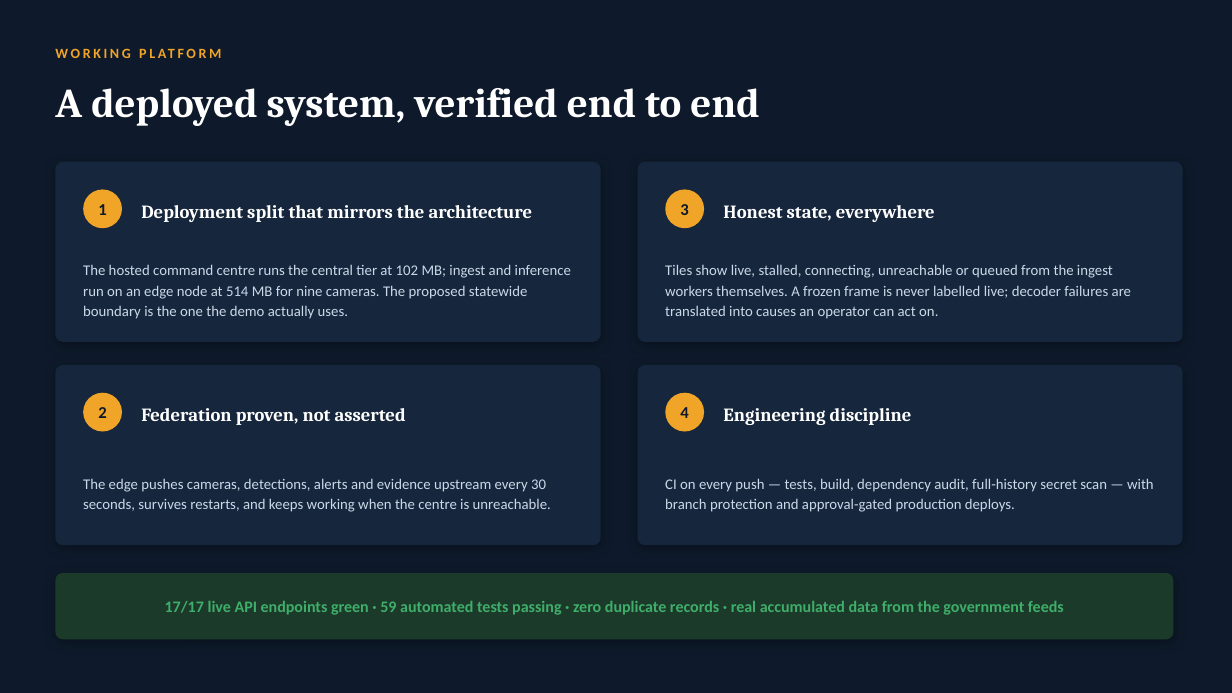
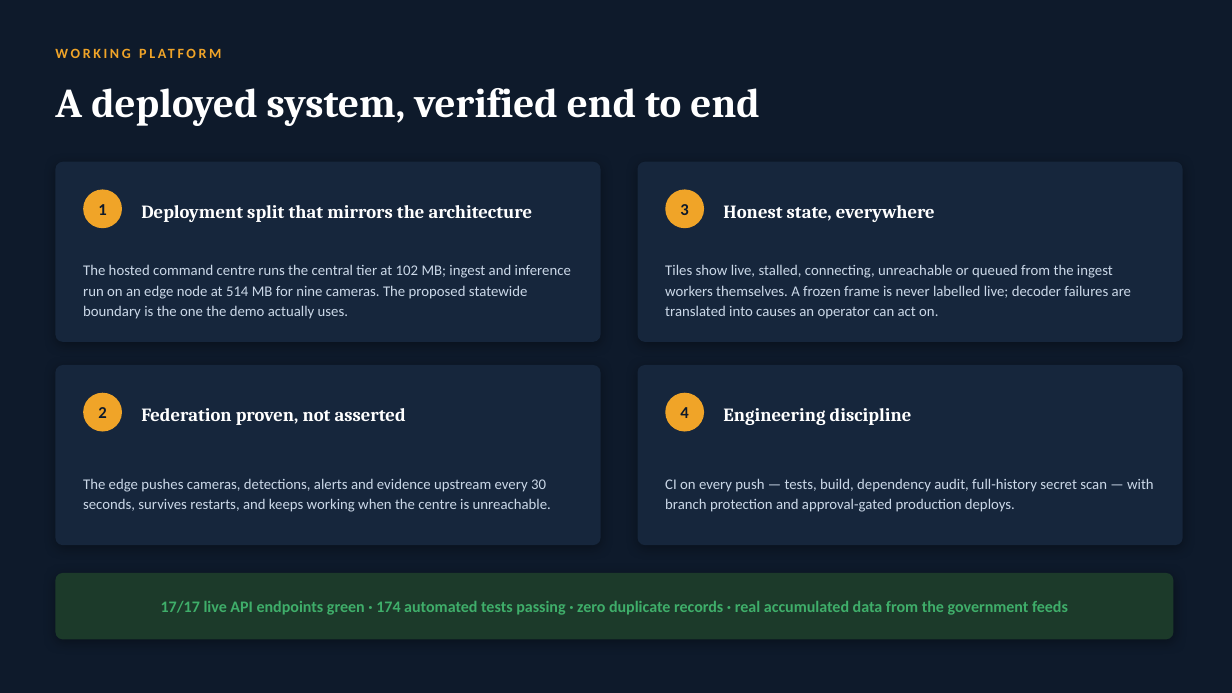
Before and after one commit to laveshparyani/SUTRA, a slide deck: slide 11 of submission/SUTRA_Solution_Presentation.pptx. Drawn at 1232x693 pixels with LibreOffice and Linux fonts; fonts in the diff are those of the drawing. Boxes give left, top, right and bottom in pixels: in the first picture for what was removed or moved away, otherwise in the second. Text is boxed around its words. In the diff, an @@ line names an element or a change of style, - is before the commit and + after.

```diff
--- a/submission/SUTRA_Solution_Presentation.pptx
+++ b/submission/SUTRA_Solution_Presentation.pptx
@@ text at bbox=[161, 601, 1068, 615]: text changed @@
-17/17 live API endpoints green · 59 automated tests passing · zero duplicate records · real accumulated data from the government feeds
+17/17 live API endpoints green · 174 automated tests passing · zero duplicate records · real accumulated data from the government feeds
```
Also in this commit, not shown: 1 other slide changed, 15 other files.
